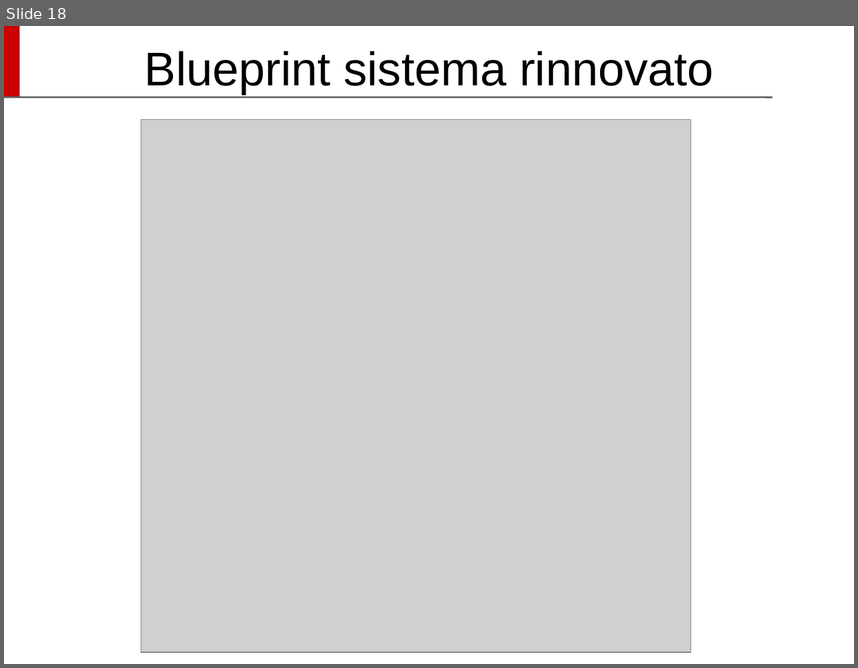
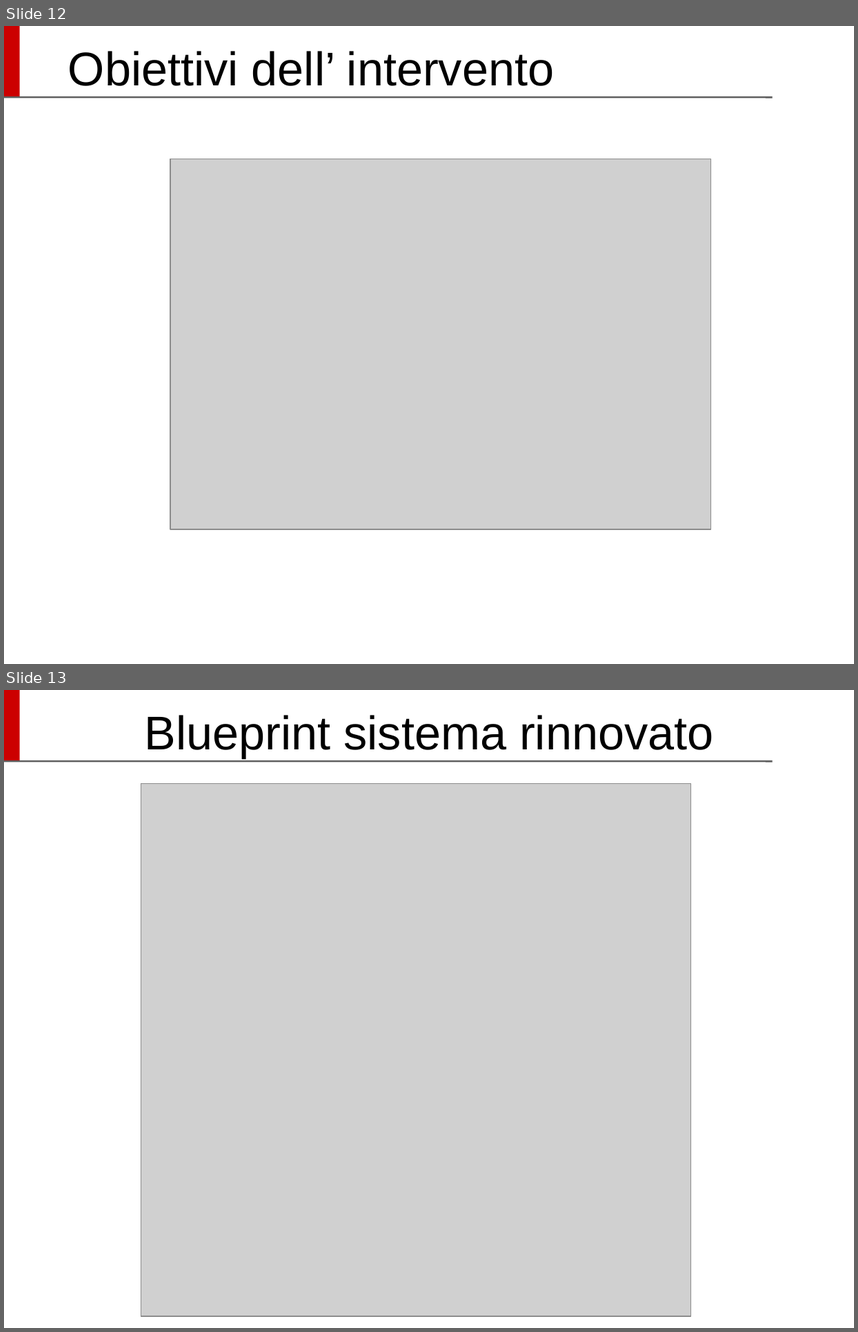
Before and after one commit to Siber93/UsabilitaProject, a slide deck: UUX_SlideProject_Cochlear.odp. Shown one above the other, each under a label of ours: slide 18 before the commit, slides 12 and 13 after it. The pictures are 858x668 and 858x1332 pixels, drawn with LibreOffice and Linux fonts; fonts in the diff are those of the drawing; grey boxes stand for pictures; background and template pictures are left out. Boxes give left, top, right and bottom in pixels: in the first picture for what was removed or moved away, otherwise in the second. Text is boxed around its words. In the diff, an @@ line names an element or a change of style, - is before the commit and + after.

```diff
--- a/UUX_SlideProject_Cochlear.odp
+++ b/UUX_SlideProject_Cochlear.odp
@@ slide 12 added at bbox=[4, 26, 854, 664], background #FFFFFF; not listed: 2 template elements that a slide beside it also shows @@
@@ title added at bbox=[68, 51, 554, 86], 40 pt, text #000000 @@
+Obiettivi dell’ intervento
@@ picture added at bbox=[170, 158, 711, 529] @@
@@ what was slide 18 is now slide 13 @@
```
Also in this commit, not shown: 3 slides changed, 1 other slide added, 7 slides removed, 3 other files.
